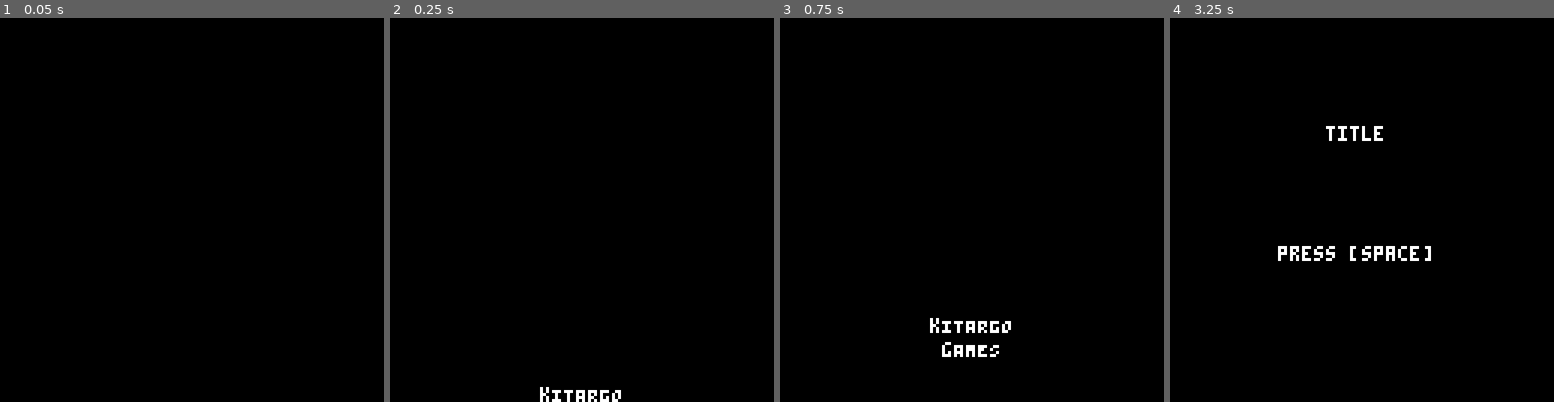
Above: before the commit, frames 1-4 (left to right).
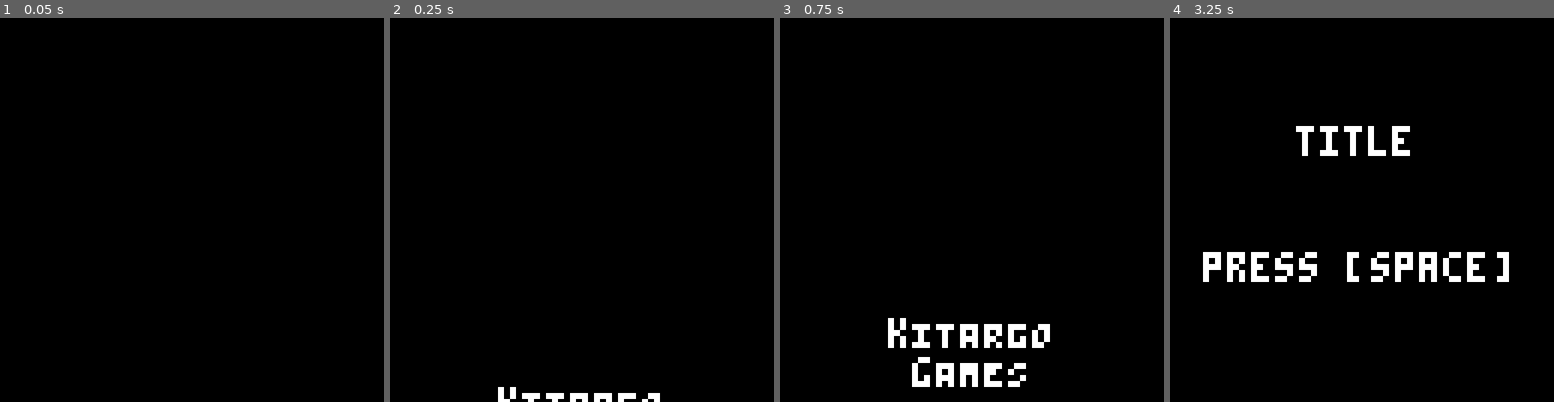
Above: after the commit, the same moments.

Repository: sugarvoid/memory-space
Game: Godot game, scene res://SplashScreen.tscn
Same seed, same stepped clock (60 frames per second), same inputs: the game is played once before the commit and once after it.
Inputs:
- Up to frame 1 (0.05 s): no input
- Up to frame 2 (0.25 s): no input
- Up to frame 3 (0.75 s): tap Enter (ui_accept) at 0.5 s; hold Space (space) from 0.53 s (still down)
- Up to frame 4 (3.25 s): tap Enter (ui_accept) at 0.77, 1.52, 2, 2.75, 3.02 s; release Space (space) at 1.28 s; tap Space (space) at 1.35, 2.85 s; hold Space (space) 2.03-2.78 s

Frame 1 is identical in both runs. In frame 2, 0.8% of the frame differs, in the area x 28-71%, y 96-100%; in frame 3, 2.9%; in frame 4, 4.1%, in the area x 8-89%, y 28-69%.

Commit message:
Put game in a playable state

Diff:
--- a/Game.gd
+++ b/Game.gd
@@ -11,14 +11,16 @@
 
 var rng :RandomNumberGenerator
 var current_level: int
+var is_round_over: bool = false
 
 enum GAME_STATE {
-	BEFORE,
+	BEFORE_ROUND,
 	DURING,
-	AFTER
+	AFTER,
+	POST_ROUND
 }
 
-var state = GAME_STATE.BEFORE
+var state = GAME_STATE.BEFORE_ROUND
 
 var current_pattern : Array = [
 	null, null, null, null, null
@@ -27,7 +29,7 @@
 	null, null, null, null, null
 ]
 
-var player_current_guess: int = 0
+var player_current_guess: int
 
 func _ready():
 	current_level = 1
@@ -35,30 +37,27 @@
 
 
 func _process(delta):
-	print(current_pattern)
+	print(player_current_guess)
 	$LblLevel.text = level_string % str(current_level)
 
 	match(state):
-		GAME_STATE.BEFORE:
-
+		GAME_STATE.BEFORE_ROUND:
 			$AnimationPlayer.play("start_round")
 		GAME_STATE.DURING:
 			if player_current_guess == 5:
 				$Wheel/Ball.stop_rotating()
 				$Instructions2.visible = false
-				self.state = GAME_STATE.AFTER
-		GAME_STATE.AFTER:
-			#check arrary
-			_check_results()
-			print(player_seleted_pattern)
-			print(current_pattern)
-			if(player_seleted_pattern == current_pattern):
-				current_level += 1
-				print('match')
-				######state = GAME_STATE.BEFORE
-			else:
-				var _x = get_tree().change_scene("res://GameOver.tscn")
+				self.state = GAME_STATE.POST_ROUND
 
+		GAME_STATE.POST_ROUND:
+			if !is_round_over:
+				_check_results()
+				$PostRoundTimer.start(4)
+				is_round_over = true
+
+
+func _reset_player_guess() -> void:
+	player_current_guess = 0
 
 func _generate_new_pattern():
 	for n in 5:
@@ -110,3 +109,25 @@
 func _on_AnimationPlayer_animation_finished(anim_name):
 	if anim_name == 'start_round':
 		self.state = GAME_STATE.DURING
+
+func _start_new_round():
+	is_round_over = false
+	player_current_guess = 0
+	_generate_new_pattern()
+	state = GAME_STATE.BEFORE_ROUND
+
+func _on_PostRoundTimer_timeout():
+
+	for n in $Row.get_children():
+		n.hide_result()
+		n.squre_sprite.frame = 4
+
+#	for n in 5:
+#		$Row.get_child(n).hide_result()
+#		$Row.get_child(n).squre_sprite.frame = 4
+
+	if(player_seleted_pattern == current_pattern):
+		current_level += 1
+		_start_new_round()
+	else:
+		var _x = get_tree().change_scene("res://GameOver.tscn")
--- a/Game.tscn
+++ b/Game.tscn
@@ -22,9 +22,12 @@
 tracks/0/imported = false
 tracks/0/enabled = true
 tracks/0/keys = {
-"times": PoolRealArray( 1, 2, 5.4, 6 ),
-"transitions": PoolRealArray( 1, 1, 1, 1 ),
+"times": PoolRealArray( 0.3, 1, 2, 5.4, 6 ),
+"transitions": PoolRealArray( 1, 1, 1, 1, 1 ),
 "values": [ {
+"args": [  ],
+"method": "_reset_player_guess"
+}, {
 "args": [  ],
 "method": "_generate_new_pattern"
 }, {
@@ -158,5 +161,12 @@
 [node name="AnimationPlayer" type="AnimationPlayer" parent="."]
 anims/start_round = SubResource( 2 )
 
+[node name="PostRoundTimer" type="Timer" parent="."]
+wait_time = 5.0
+one_shot = true
+
+[node name="Timer2" type="Timer" parent="."]
+
 [connection signal="area_entered" from="Wheel/Ball/Area2D" to="Wheel/Ball" method="_on_Area2D_area_entered"]
 [connection signal="animation_finished" from="AnimationPlayer" to="." method="_on_AnimationPlayer_animation_finished"]
+[connection signal="timeout" from="PostRoundTimer" to="." method="_on_PostRoundTimer_timeout"]
--- a/GameOver.tscn
+++ b/GameOver.tscn
@@ -1,8 +1,12 @@
-[gd_scene load_steps=4 format=2]
+[gd_scene load_steps=5 format=2]
 
 [ext_resource path="res://pico-8-1x.png" type="Texture" id=1]
-[ext_resource path="res://pico_12.tres" type="DynamicFont" id=2]
+[ext_resource path="res://PICO-8 mono.ttf" type="DynamicFontData" id=2]
 [ext_resource path="res://GameOver.gd" type="Script" id=3]
+
+[sub_resource type="DynamicFont" id=1]
+size = 8
+font_data = ExtResource( 2 )
 
 [node name="GameOver" type="Node2D"]
 script = ExtResource( 3 )
@@ -15,12 +19,13 @@
 region_rect = Rect2( 0, 0, 1, 1 )
 
 [node name="Label" type="Label" parent="."]
-margin_left = 5.0
-margin_top = 55.0
-margin_right = 127.0
-margin_bottom = 76.0
-custom_fonts/font = ExtResource( 2 )
+margin_left = -29.0
+margin_top = 36.0
+margin_right = 163.0
+margin_bottom = 85.0
+custom_fonts/font = SubResource( 1 )
 text = "Game Over
 
-Press Space To Try Again"
+Press Space To
+Try Again"
 align = 1
--- a/MainScreen.tscn
+++ b/MainScreen.tscn
@@ -1,8 +1,16 @@
-[gd_scene load_steps=5 format=2]
+[gd_scene load_steps=7 format=2]
 
-[ext_resource path="res://pico_12.tres" type="DynamicFont" id=1]
+[ext_resource path="res://PICO-8 mono.ttf" type="DynamicFontData" id=1]
 [ext_resource path="res://pico-8-1x.png" type="Texture" id=2]
 [ext_resource path="res://MainScreen.gd" type="Script" id=3]
+
+[sub_resource type="DynamicFont" id=2]
+size = 8
+font_data = ExtResource( 1 )
+
+[sub_resource type="DynamicFont" id=3]
+size = 8
+font_data = ExtResource( 1 )
 
 [sub_resource type="Animation" id=1]
 resource_name = "blink"
@@ -35,16 +43,16 @@
 margin_top = 36.0
 margin_right = 88.0
 margin_bottom = 50.0
-custom_fonts/font = ExtResource( 1 )
+custom_fonts/font = SubResource( 2 )
 text = "TITLE"
 align = 1
 
 [node name="Label" type="Label" parent="."]
-margin_left = 19.0
-margin_top = 76.0
-margin_right = 106.0
-margin_bottom = 90.0
-custom_fonts/font = ExtResource( 1 )
+margin_left = 11.0
+margin_top = 78.0
+margin_right = 115.0
+margin_bottom = 92.0
+custom_fonts/font = SubResource( 3 )
 text = "PRESS [SPACE]"
 align = 1
 
--- a/Section.gd
+++ b/Section.gd
@@ -28,6 +28,9 @@
 func show_result() -> void:
 	result_sprite.visible = true
 
+func hide_result() -> void:
+	result_sprite.visible = false
+
 func _ready() -> void:
 	_reset_section()
 
--- a/SplashScreen.tscn
+++ b/SplashScreen.tscn
@@ -1,9 +1,13 @@
-[gd_scene load_steps=6 format=2]
+[gd_scene load_steps=7 format=2]
 
 [ext_resource path="res://pico-8-1x.png" type="Texture" id=1]
-[ext_resource path="res://pico_12.tres" type="DynamicFont" id=2]
+[ext_resource path="res://PICO-8 mono.ttf" type="DynamicFontData" id=2]
 [ext_resource path="res://SplashScreen.gd" type="Script" id=3]
 [ext_resource path="res://sound/324881_frankum_intros-outros-and-effects.ogg" type="AudioStream" id=4]
+
+[sub_resource type="DynamicFont" id=2]
+size = 8
+font_data = ExtResource( 2 )
 
 [sub_resource type="Animation" id=1]
 resource_name = "rise_up"
@@ -32,11 +36,11 @@
 region_rect = Rect2( 0, 0, 1, 1 )
 
 [node name="Label" type="Label" parent="."]
-margin_left = 30.0
-margin_top = 111.0
-margin_right = 98.0
-margin_bottom = 136.0
-custom_fonts/font = ExtResource( 2 )
+margin_left = 28.0
+margin_top = 136.0
+margin_right = 96.0
+margin_bottom = 161.0
+custom_fonts/font = SubResource( 2 )
 text = "Kitargo
 Games"
 align = 1
